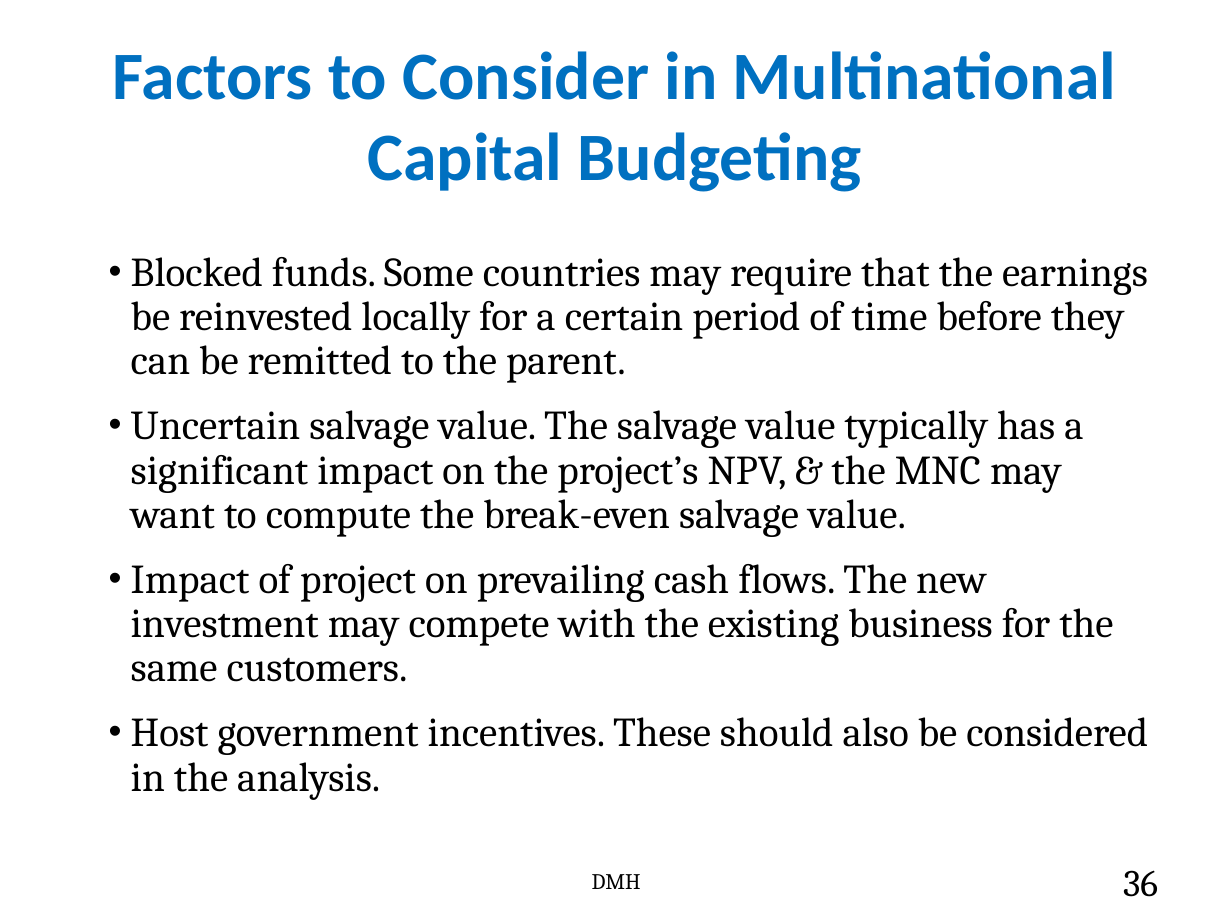
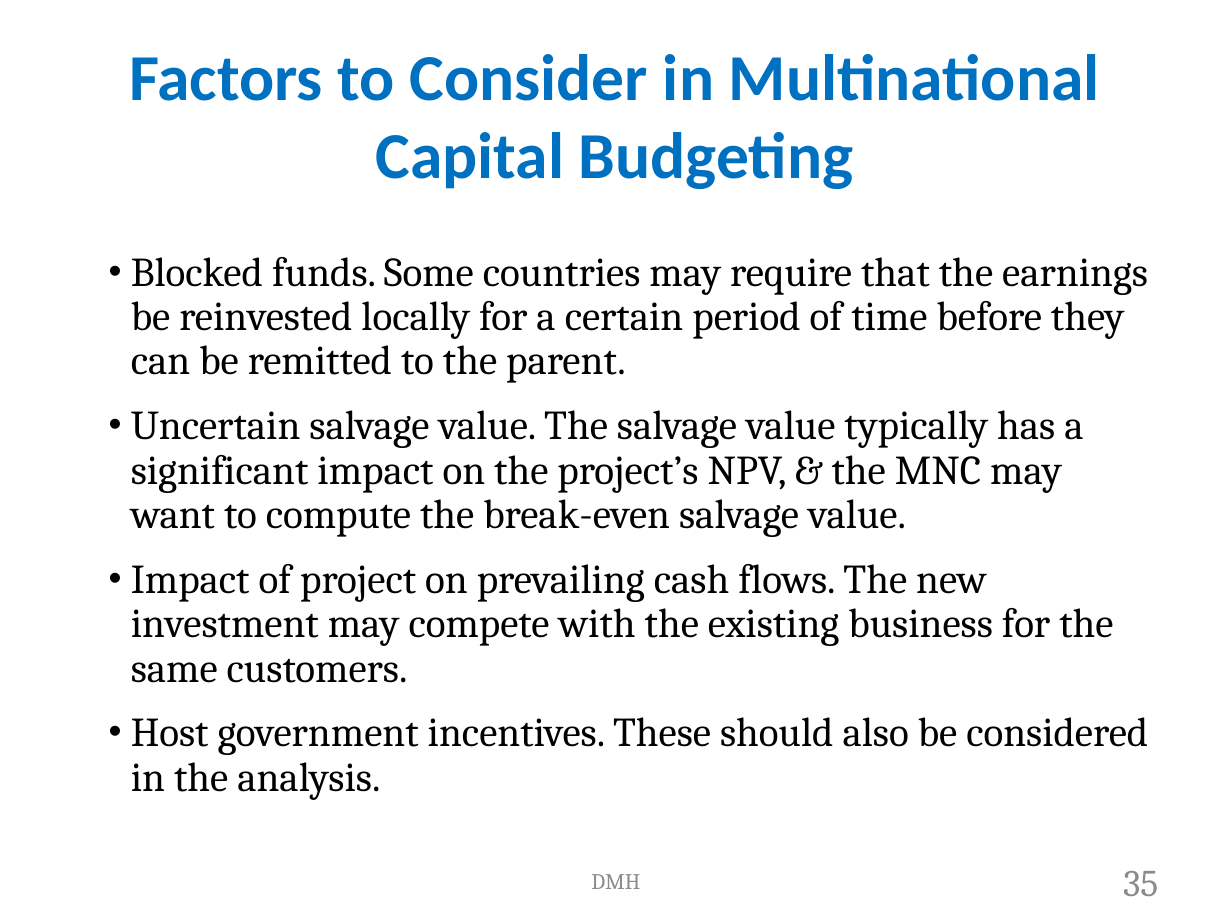
Before and after one commit to shyed2001/Asset-Management-ERP-MBA, a slide deck: slide 35 of 6. Direct Foreign Investment.pptx (slide 36 before the commit). Drawn at 1232x924 pixels with LibreOffice and Linux fonts; fonts in the diff are those of the drawing. Boxes give left, top, right and bottom in pixels: in the first picture for what was removed or moved away, otherwise in the second. Text is boxed around its words. In the diff, an @@ line names an element or a change of style, - is before the commit and + after.

```diff
--- a/6. Direct Foreign Investment.pptx
+++ b/6. Direct Foreign Investment.pptx
@@ title "Factors to Consider in Multinational ..." at [129,54,1100,189]: size 39.6 to 38.3 pt @@
@@ text "DMH" at [591,874,640,889]: text colour #000000 to #8B8B8B @@
@@ page number at [1123,871,1158,896]: text changed; text colour #000000 to #8B8B8B @@
-36
+35
```
Also in this commit, not shown: 63 other slides changed, 1 slide removed.
